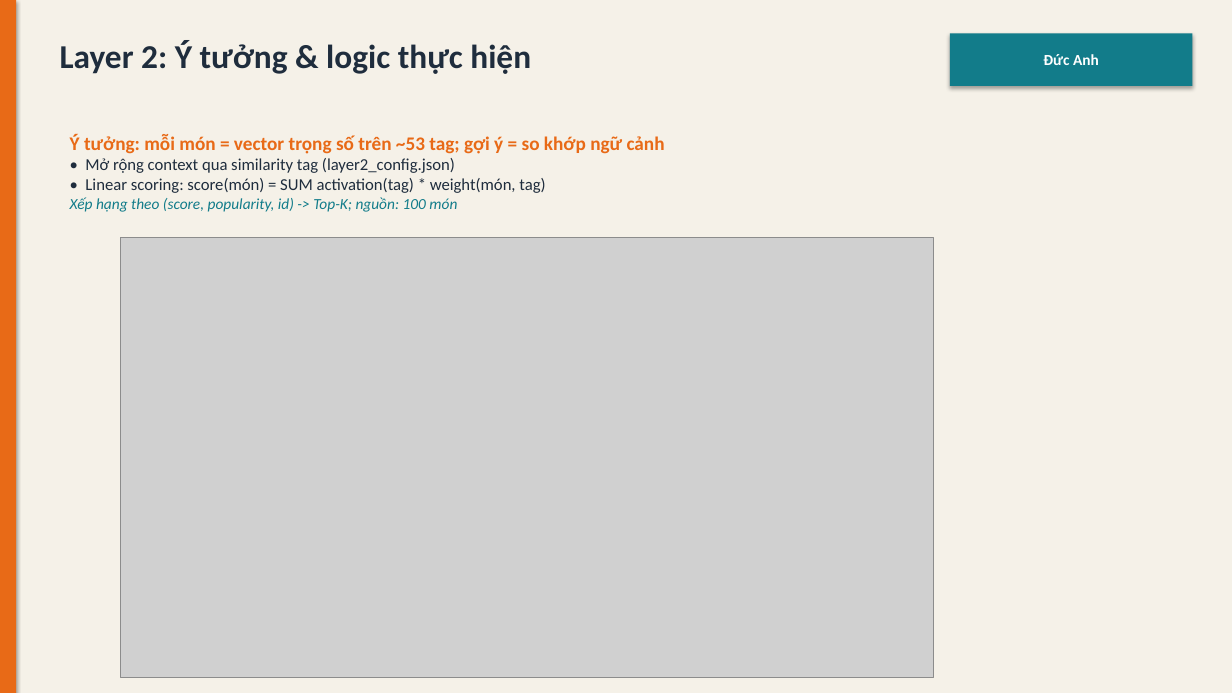
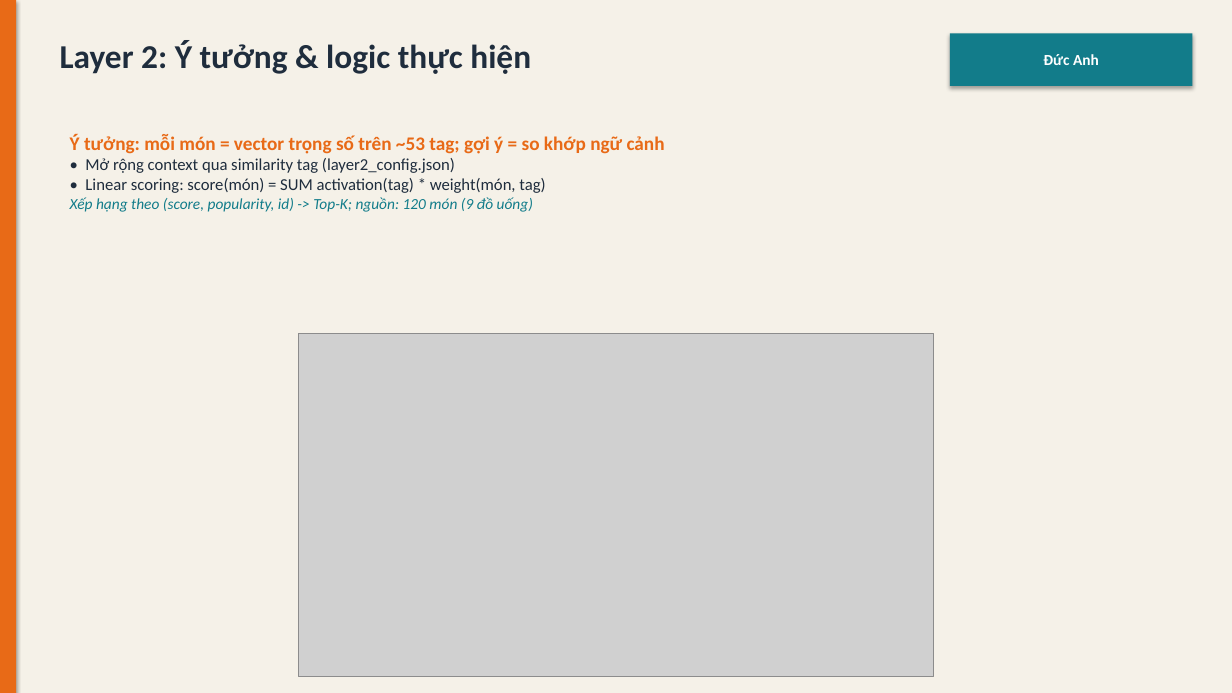
Before and after one commit to quac17/food-moo-duu, a slide deck: slide 10 of docs/food_moo_duu_slides.pptx. Drawn at 1232x693 pixels with LibreOffice and Linux fonts; fonts in the diff are those of the drawing; grey boxes stand for pictures. Boxes give left, top, right and bottom in pixels: in the first picture for what was removed or moved away, otherwise in the second. Text is boxed around its words. In the diff, an @@ line names an element or a change of style, - is before the commit and + after.

```diff
--- a/docs/food_moo_duu_slides.pptx
+++ b/docs/food_moo_duu_slides.pptx
@@ text at (70, 197, 533, 212): text changed @@
-Xếp hạng theo (score, popularity, id) -> Top-K; nguồn: 100 món
+Xếp hạng theo (score, popularity, id) -> Top-K; nguồn: 120 món (9 đồ uống)
@@ picture: place and size @@
-picture at (121, 238, 934, 677)
+picture at (299, 334, 934, 677)
```
Also in this commit, not shown: 6 other slides changed, 35 other files.
